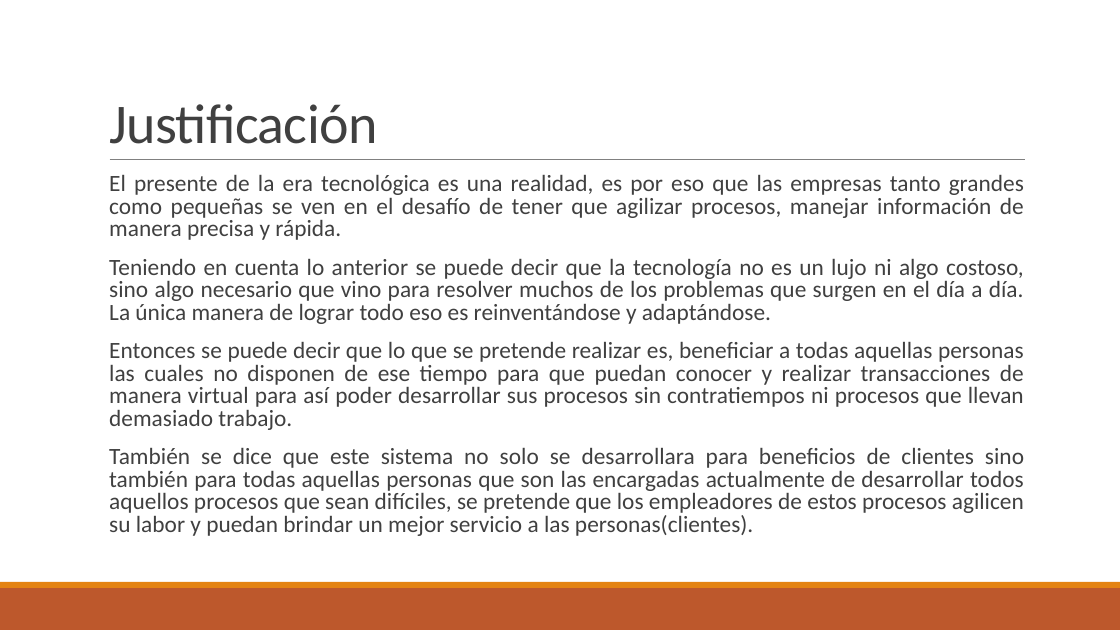
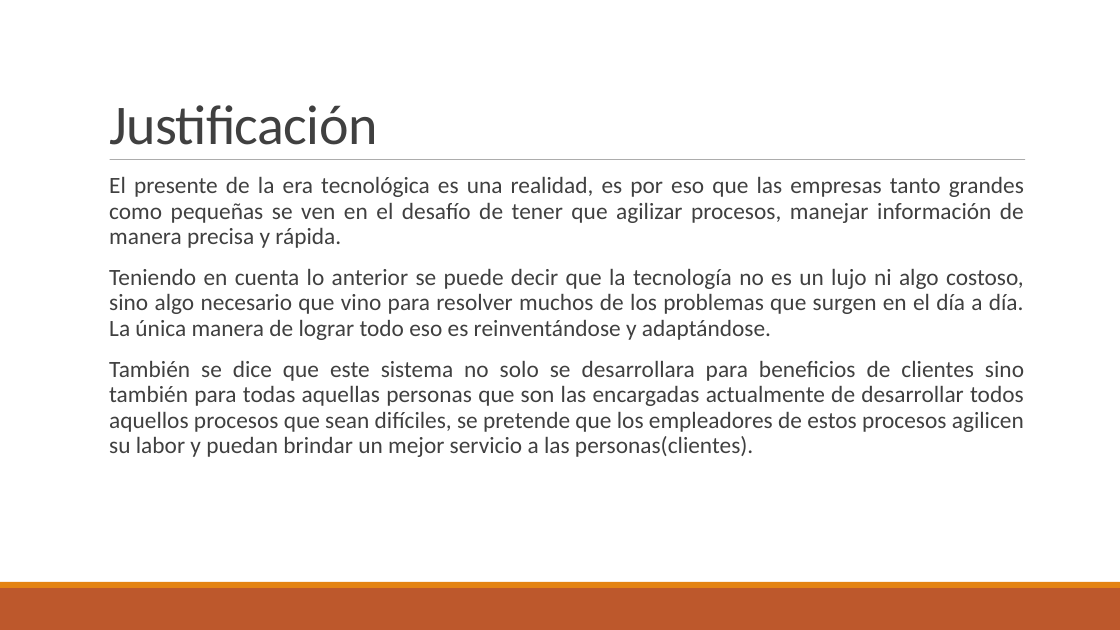
Before and after one commit to Edwinutec2017/tesisoracle-, a slide deck: slide 4 of nuevo/tesis_diapo_muestra.pptx (slide 5 before the commit). Drawn at 1120x630 pixels with LibreOffice and Linux fonts; fonts in the diff are those of the drawing. Boxes give left, top, right and bottom in pixels: in the first picture for what was removed or moved away, otherwise in the second. Text is boxed around its words. In the diff, an @@ line names an element or a change of style, - is before the commit and + after.

```diff
--- a/nuevo/tesis_diapo_muestra.pptx
+++ b/nuevo/tesis_diapo_muestra.pptx
@@ text "El presente de la era ..." at (109, 177, 1024, 457): line spacing 0.8 to 0.9 @@
@@ line (110, 160) - (1026, 160): stroke #808080 0.5 pt to #808080 0.51 pt @@
@@ text at (109, 342, 1024, 430): paragraph removed @@
-  Entonces se puede decir que lo que se pretende realizar es, beneficiar a todas aquellas personas las cuales no disponen de ese tiempo para que puedan conocer y realizar transacciones de manera virtual para así poder desarrollar sus procesos sin contratiempos ni procesos que llevan demasiado trabajo.
```
Also in this commit, not shown: 8 other slides changed, 1 slide added, 1 slide removed.
